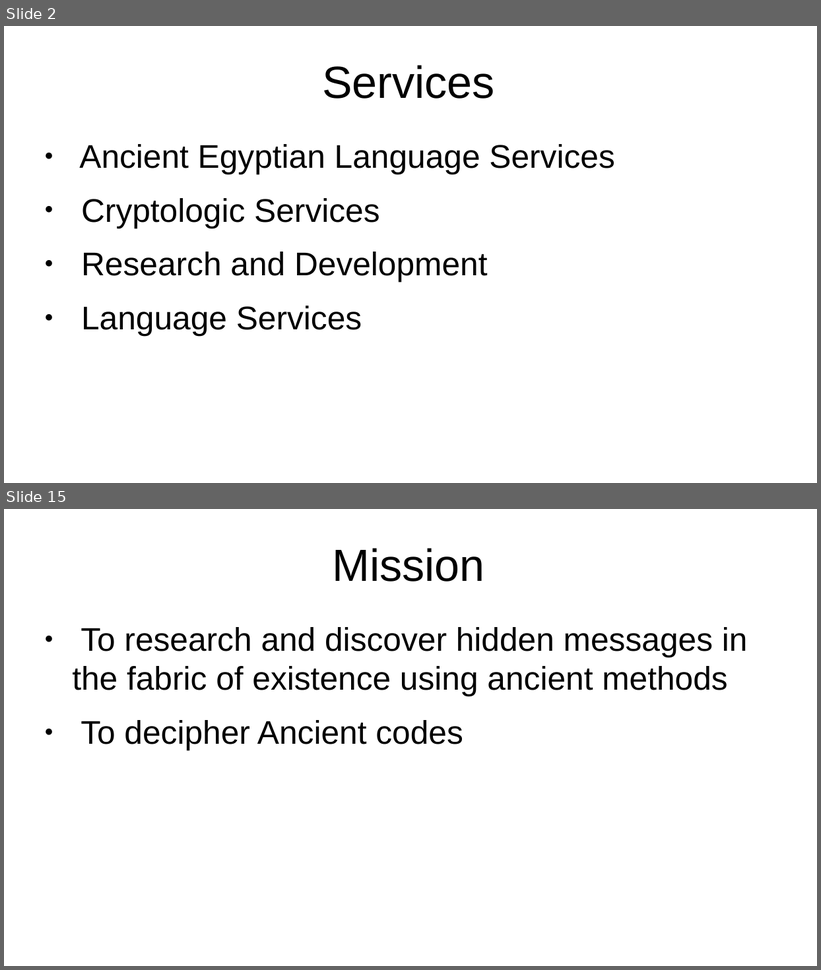
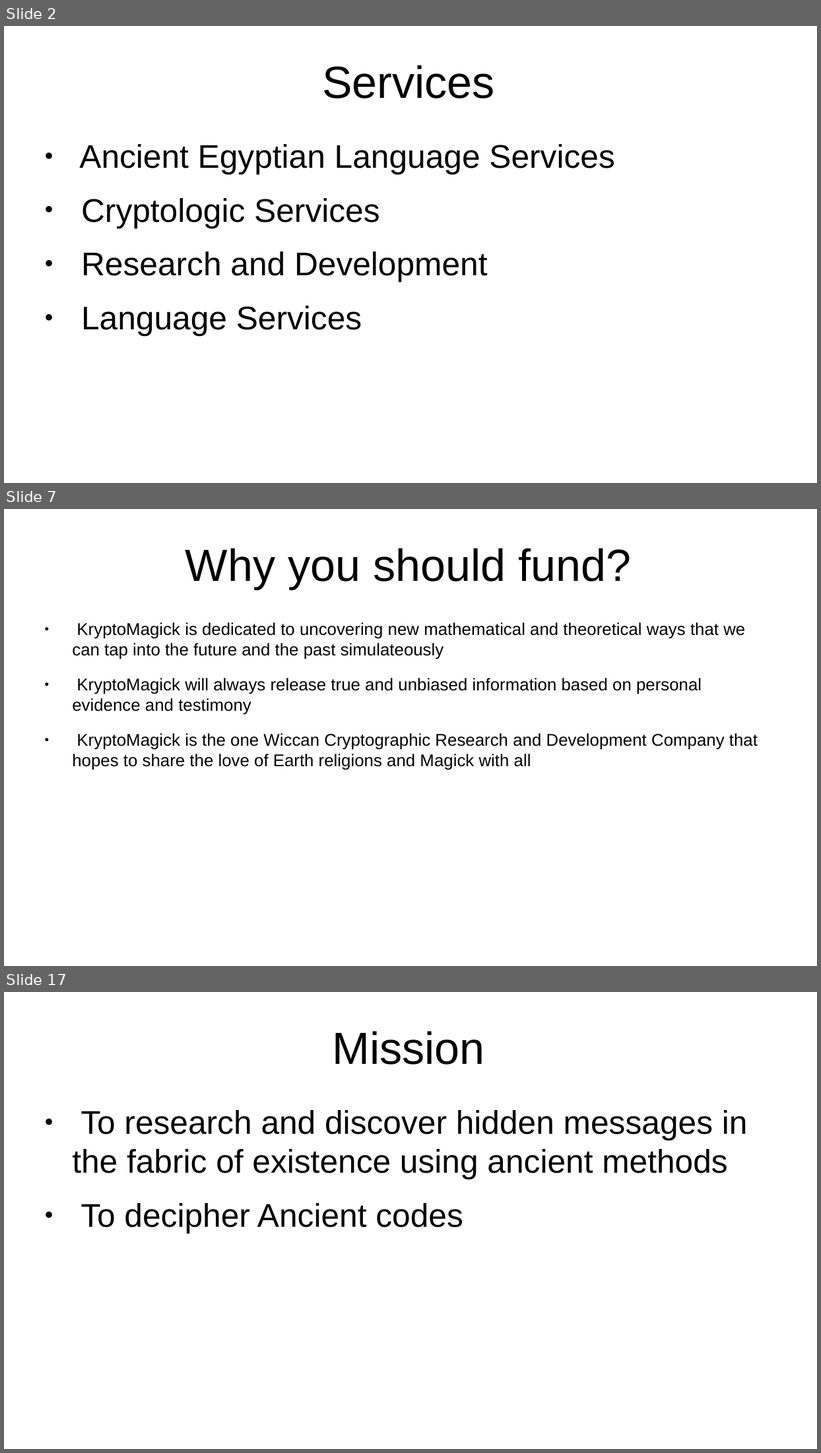
Before and after one commit to pvial00/Pitch, a slide deck: KryptoMagick Pitch.pptx. Shown one above the other, each under a label of ours: slides 2 and 15 before the commit, slides 2, 7 and 17 after it; the slides between them are not shown. The pictures are 821x970 and 821x1453 pixels, drawn with LibreOffice and Linux fonts; fonts in the diff are those of the drawing. Boxes give left, top, right and bottom in pixels: in the first picture for what was removed or moved away, otherwise in the second. Text is boxed around its words. In the diff, an @@ line names an element or a change of style, - is before the commit and + after.

```diff
--- a/KryptoMagick Pitch.pptx
+++ b/KryptoMagick Pitch.pptx
@@ slide 7 added at [4, 509, 817, 966], background #FFFFFF @@
@@ text added at [186, 548, 631, 590], 44 pt, text #000000 @@
+Why you should fund?
@@ text added at [72, 623, 758, 770], 16.6 pt, text #000000 @@
+● KryptoMagick is dedicated to uncovering new mathematical and theoretical ways that we can tap into the future and the past simulateously
+● KryptoMagick will always release true and unbiased information based on personal evidence and testimony
+● KryptoMagick is the one Wiccan Cryptographic Research and Development Company that hopes to share the love of Earth religions and Magick with all
@@ what was slide 15 is now slide 17 @@
```
Also in this commit, not shown: 3 slides changed, 2 other slides added, 1 slide removed, 1 other file.
